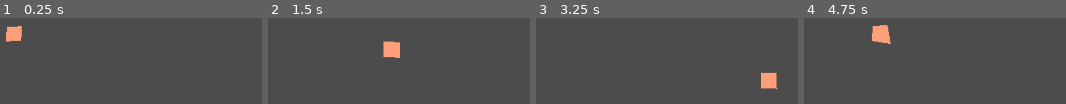
Above: before the commit, frames 1-4 (left to right).
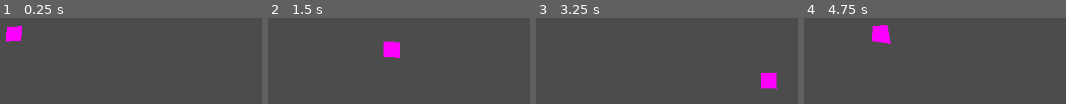
Above: after the commit, the same moments.

Repository: sustainablelab/eat-and-poop
Game: Godot game, scene res://scenes/Player.tscn
Same seed, same stepped clock (60 frames per second), same inputs: the game is played once before the commit and once after it. This scene is started directly instead of the project's main scene.
Inputs:
- Up to frame 1 (0.25 s): no input
- Up to frame 2 (1.5 s): tap Enter at 0.5 s; hold Right (ui_right) 0.53-1.28 s; hold Down (ui_down) from 1.28 s (still down)
- Up to frame 3 (3.25 s): release Down (ui_down) at 2.03 s; hold Right (ui_right) 2.03-2.78 s; tap Space at 2.75 s; hold Up (ui_up) from 2.78 s (still down)
- Up to frame 4 (4.75 s): release Up (ui_up) at 3.53 s; hold Left (ui_left) from 3.53 s (still down)

The runs differ from the first frame. In frame 1, 1.0% of the frame differs, in the area x 2-9%, y 9-28%; in frame 2, 1.2%; in frame 3, 1.1%; in frame 4, 1.3%, in the area x 25-34%, y 8-31%.

Commit message:
`World.gd` quantizes player starting position to the grid

Diff:
--- a/scripts/Player.gd
+++ b/scripts/Player.gd
@@ -1,37 +1,41 @@
 extends Node2D # change to Spatial
-# TODO: use Spatial translation() instead of hard-coded `top_left` coordinates
 
+# JOYSTICK
 # Hardcode a default joystick device_num for testing.
 # Parent overrides `device_num` when it instantiates Player and
 # add it as a child node.
 var device_num: int = 0 # default to device 0
 
-# I don't need to use the editor to add `Block` as a child node
-# of `Player`. I do this in the code instead!
-
-var is_moving: bool = false # true when player_block is moving between tiles
-
-# Create a player as an instance of Block.
-# Add node in `_ready()` with `add_child(player_block)`.
-onready var player_block: Block = Block.new()
-
-# Play with color in Godot editor.
-# I can "force" this back to lightsalmon by editing Player.tscn.
-# export var color: Color = ColorN("lightsalmon", 1) # color, alpha
-var color: Color = ColorN("lightsalmon", 1) # color, alpha
-
 # MOVEMENT
 onready var grid: Grid = Grid.new()
 onready var smooth_move: Tween = Tween.new()
+# Ignore joystick motions while movement animation is underway.
+var is_moving: bool = false # true when player_block is moving between tiles
+
+# CHILD NODE: BLOCK
+# I don't need to use the editor to add `Block` as a child node
+# of `Player`. I do this in the code instead!
+# Create a player as an instance of Block.
+# GDScript compiler knows `Block` is a class because of `class_name` in `Block.gd`
+onready var player_block: Block = Block.new()
+# Add `Block` as a child node in `_ready()` with `add_child(player_block)`.
+
+# COLOR
+# Hardcode a color for testing.
+# Parent overrides color when instantiating player.
+# `export` color to play with color in the Godot editor.
+# If exporting, the hardocoded color is set by Godot editor.
+# Edit Player.tscn to set this default in code.
+# export var color: Color = ColorN("lightsalmon", 1) # color, alpha
+var color: Color = ColorN("magenta", 1) # color, alpha
+
 
 func _ready() -> void:
 	add_child(player_block)
 	# Player size is determined by Grid.size
 	# Player starting position is determined by Parent.
 	# Hardcode player's starting position for testing.
-	var x:float = 100.0
-	var y:float = 100.0
-	player_block.top_left = Vector2(x,y)
+	self.position = Vector2(100.0,100.0)
 	# Set player's color (set in the editor: Player - Inspector)
 	player_block.color = color
 
--- a/scripts/World.gd
+++ b/scripts/World.gd
@@ -1,6 +1,7 @@
 extends Node2D
 
 var game_window: Rect2 # Game window
+onready var grid: Grid = Grid.new()
 
 # Parent sets `num_players` based on number of connected joysticks.
 # Parent adjusts `num_players` when number of connected joysticks
@@ -46,15 +47,44 @@
 	# print(game_window.end.x)
 
 
+func game_grid() -> Rect2:
+	# Divide game window into squares of side-length grid.size.
+	# Return a `Rect2` that describes the game window as a grid.
+	# Example:
+	# If game_window is (0,0,1360,768) and tiles are 20 x 20
+	# then game_grid is (0,0,67,37)
+	# (0,0) is the top-left corner of the top-left-most tile.
+	# (67,37) is the top-left corner of the bottom-right-most tile.
+	#
+	# Why is it end - 1?
+	# In this example, (1360,768)/20 = (68,38).
+	# This is the bottom-right corner of the screen.
+	# The tile with its top-left corner starting at the
+	# bottom-right corner of the screen is a tile that falls off
+	# the screen!
+	var game_grid := Rect2()
+	game_grid.position.x = floor(game_window.position.x)
+	game_grid.position.y = floor(game_window.position.y)
+	game_grid.end.x = floor(game_window.end.x / grid.size) - 1
+	game_grid.end.y = floor(game_window.end.y / grid.size) - 1
+	print(game_grid)
+
+	return game_grid
+
+
 func random_position() -> Vector2:
-	return Vector2(
-			rng.randf_range( # random x
-					game_window.position.x,
-					game_window.end.x),
-			rng.randf_range( # random y
-					game_window.position.y,
-					game_window.end.y)
+	# Pick a random position quantized to the grid.
+	var game_grid = game_grid()
+	var random_tile = Vector2(
+			rng.randi_range( # random x
+					game_grid.position.x,
+					game_grid.end.x),
+			rng.randi_range( # random y
+					game_grid.position.y,
+					game_grid.end.y)
 					)
+
+	return random_tile * grid.size
 
 func remove_player(player_index: int) -> void:
 	# TODO: Remove the player. Or show in some way that the
@@ -110,7 +140,8 @@
 
 	# Randomize player's starting x,y position.
 	# TODO: constrain random_position to the grid
-	player.player_block.top_left = random_position()
+	# player.player_block.top_left = random_position()
+	player.position = random_position()
 
 	# TODO: index at random into the list of colors so that I'm
 	# not limited to 4 players.
